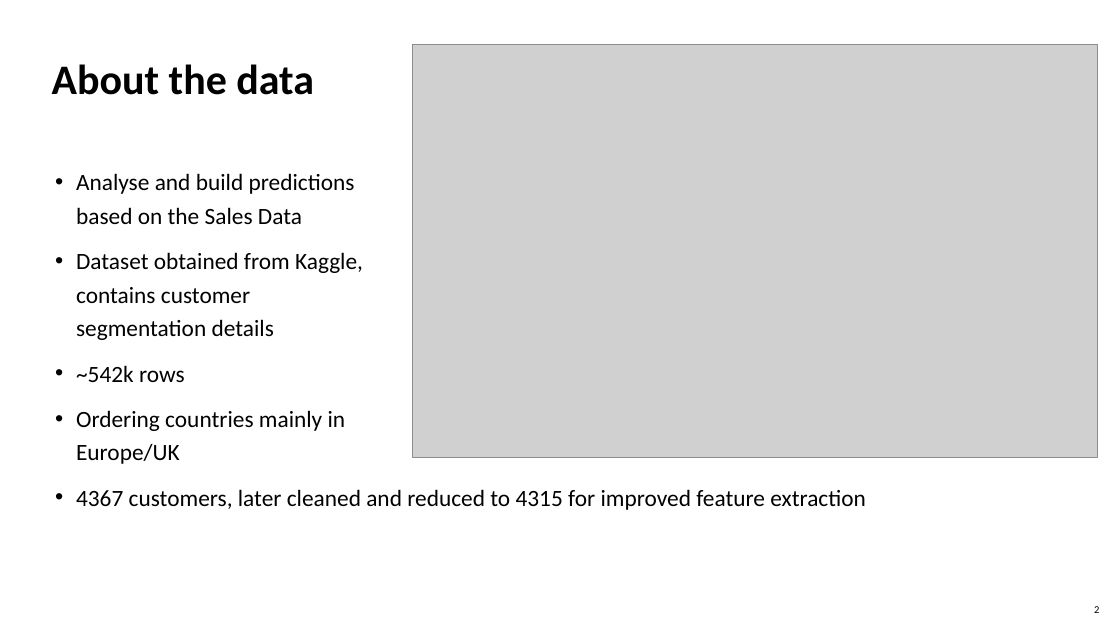
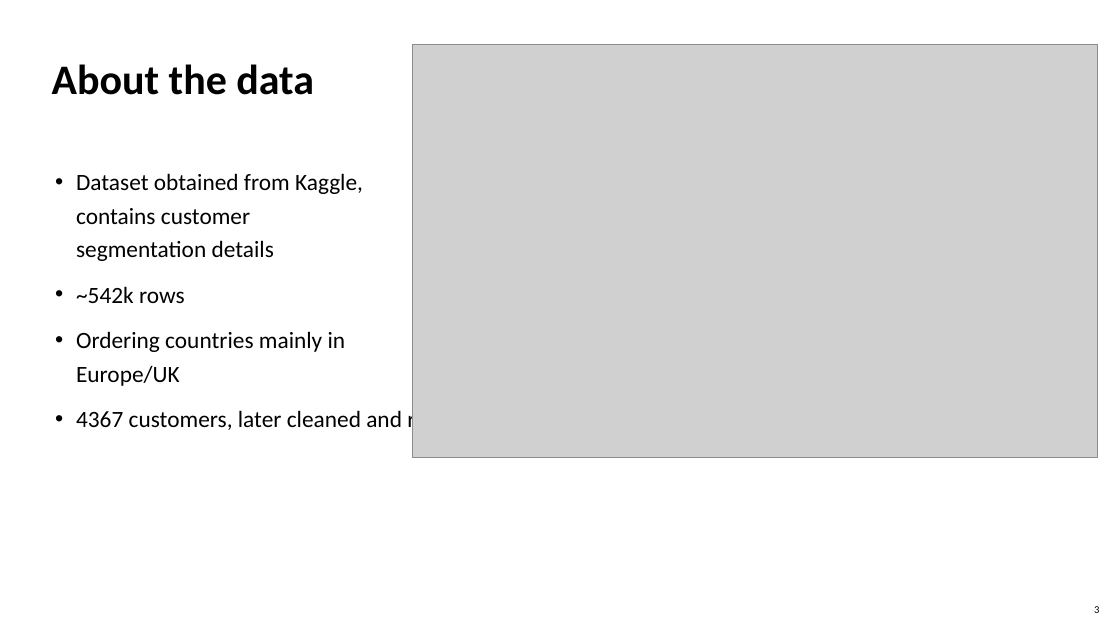
Before and after one commit to MuhammadAbbas99/data_osaaja_harjoittelu, a slide deck: slide 3 of myyntidata_analyysi_07.04.pptx (slide 2 before the commit). Drawn at 1120x630 pixels with LibreOffice and Linux fonts; fonts in the diff are those of the drawing; grey boxes stand for pictures. Boxes give left, top, right and bottom in pixels: in the first picture for what was removed or moved away, otherwise in the second. Text is boxed around its words. In the diff, an @@ line names an element or a change of style, - is before the commit and + after.

```diff
--- a/myyntidata_analyysi_07.04.pptx
+++ b/myyntidata_analyysi_07.04.pptx
@@ text at [76,173,355,224]: paragraph removed @@
-• Analyse and build predictions
-  based on the Sales Data
```
Also in this commit, not shown: 2 other slides changed, 1 slide added.
